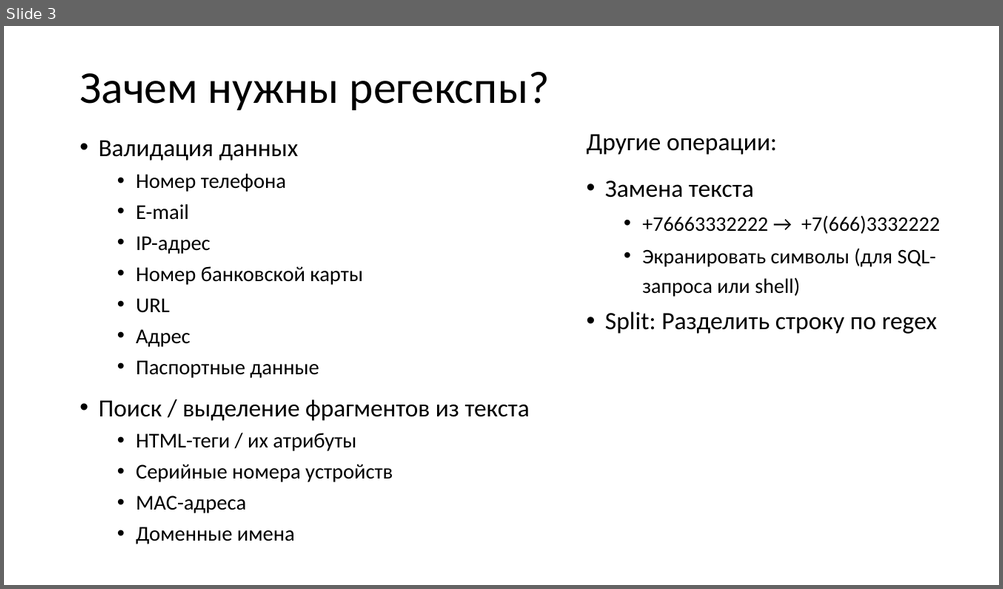
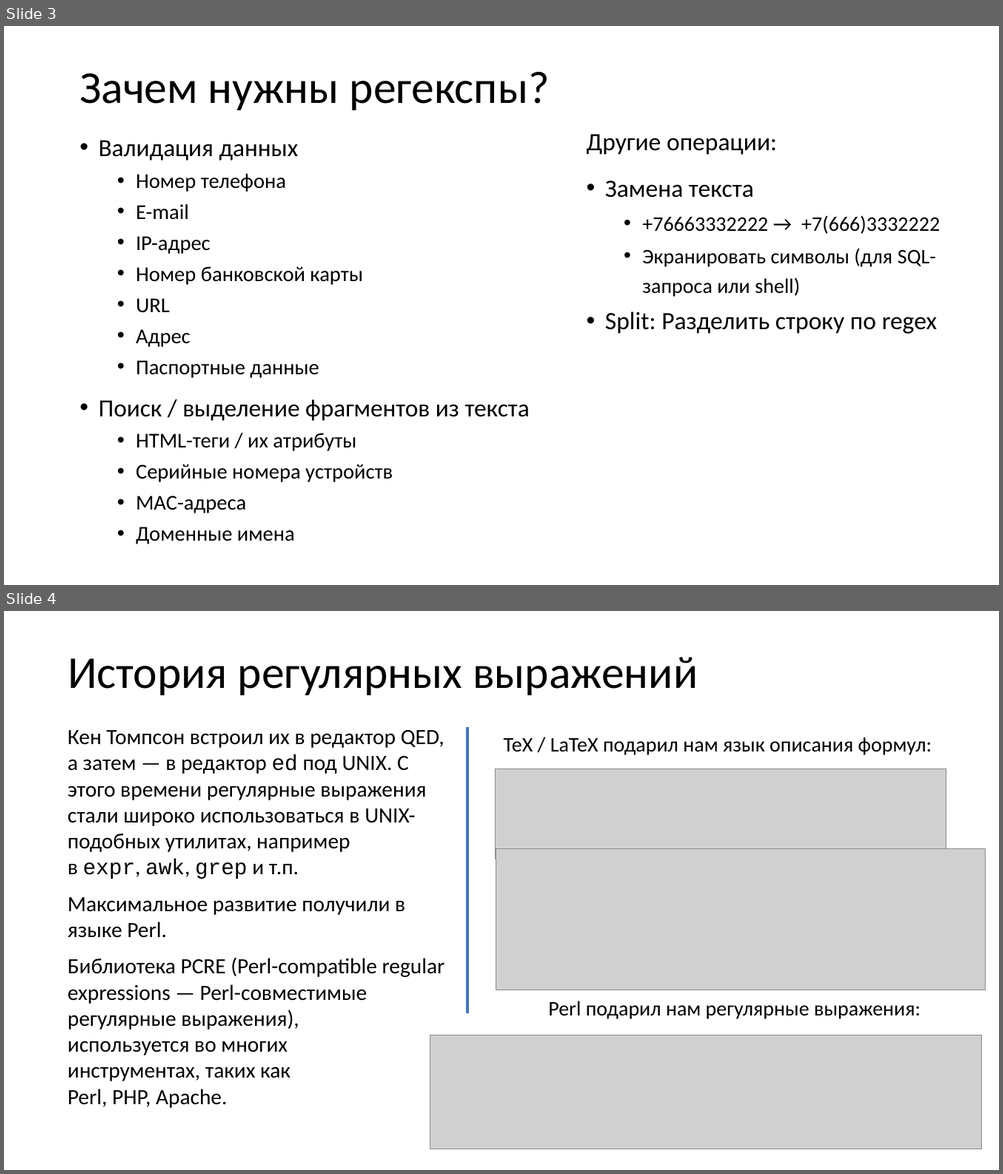
Before and after one commit to xtrueman/prog_instruments, a slide deck: presentations/RegularExpressions.pptx. Shown one above the other, each under a label of ours: slide 3 before the commit, slides 3 and 4 after it. The pictures are 1003x589 and 1003x1174 pixels, drawn with LibreOffice and Linux fonts; fonts in the diff are those of the drawing; grey boxes stand for pictures. Boxes give left, top, right and bottom in pixels: in the first picture for what was removed or moved away, otherwise in the second. Text is boxed around its words. In the diff, an @@ line names an element or a change of style, - is before the commit and + after.

```diff
--- a/presentations/RegularExpressions.pptx
+++ b/presentations/RegularExpressions.pptx
@@ slide 4 added at box(4, 611, 999, 1170), background #FFFFFF @@
@@ title added at box(68, 657, 697, 695), 44 pt, text #000000 @@
+История регулярных выражений
@@ text added at box(68, 730, 445, 1108), 21 pt, text #000000 @@
+Кен Томпсон встроил их в редактор QED, а затем — в редактор ed под UNIX. С этого времени регулярные выражения стали широко использоваться в UNIX-подобных утилитах, например в expr, awk, grep и т.п.
+Максимальное развитие получили в языке Perl.
+Библиотека PCRE (Perl-compatible regular expressions — Perl-совместимые регулярные выражения),
+используется во многих
+инструментах, таких как
+Perl, PHP, Apache.
@@ line added from (467, 727) to (467, 1014), #4472C4 3 pt @@
@@ text added at box(504, 738, 931, 755), 20 pt, text #000000 @@
+TeX / LaTeX подарил нам язык описания формул:
@@ picture added at box(495, 769, 946, 860) @@
@@ picture added at box(496, 849, 985, 990) @@
@@ text added at box(548, 1001, 920, 1019), 20 pt, text #000000 @@
+Perl подарил нам регулярные выражения:
@@ picture added at box(430, 1036, 982, 1150) @@
```
Also in this commit, not shown: 2 slides changed, 35 other slides added.
